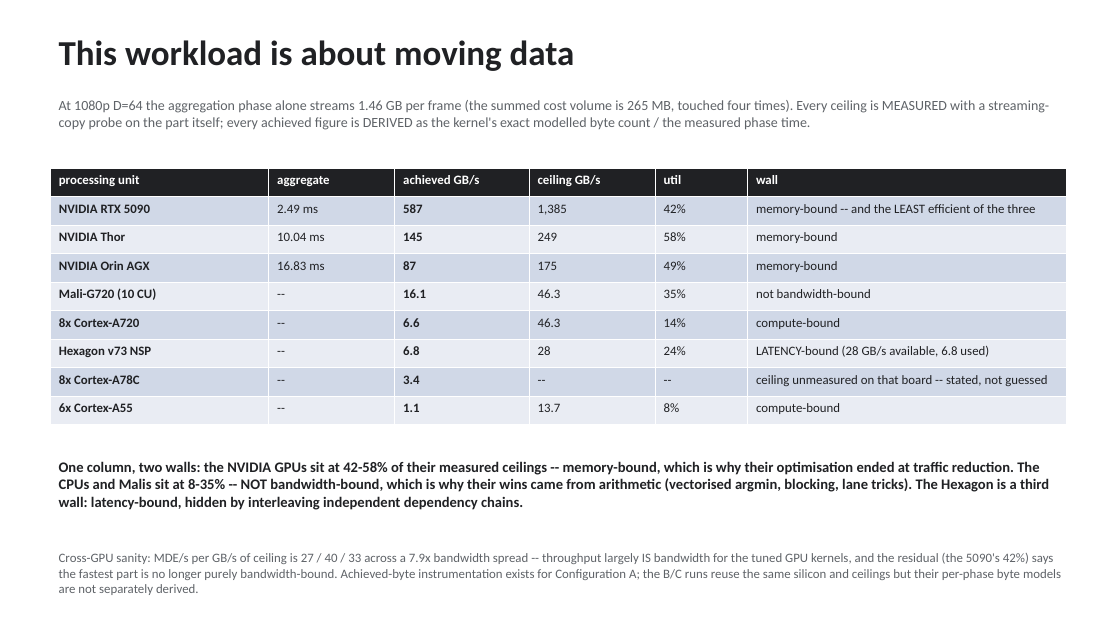
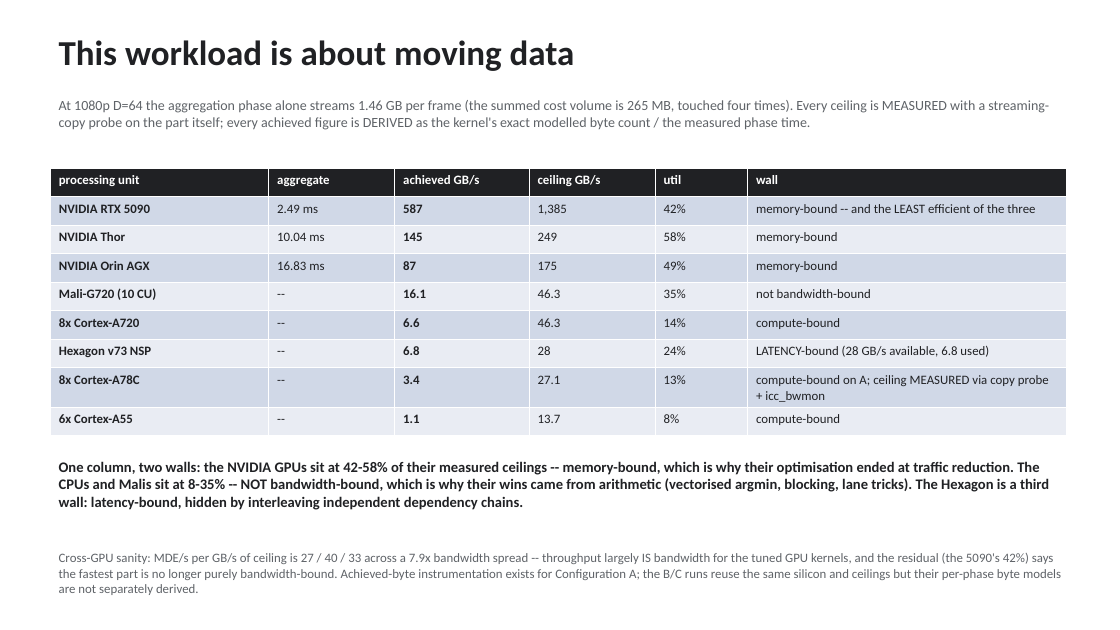
Before and after one commit to kylefoxaustin/sgm-bench, a slide deck: slide 2 of docs/sgm-results.pptx. Drawn at 1120x630 pixels with LibreOffice and Linux fonts; fonts in the diff are those of the drawing. Boxes give left, top, right and bottom in pixels: in the first picture for what was removed or moved away, otherwise in the second. Text is boxed around its words. In the diff, an @@ line names an element or a change of style, - is before the commit and + after.

Commit message:
A78C DDR cells go MEASURED -- and the cluster is bandwidth-saturated on B
qualcomm's icc_bwmon recipe (tracepoint, time-weighted per their three
caveats): Config B 22.8 GB/s net, Config C 23.8, idle 0.81, instance 9091000
with the others reading 23-27. Ceiling MEASURED at 27.1 GB/s by our own copy
probe with bwmon independently reading 27-28.5 during it -- two instruments
agreeing within 5%. The headline cell: the A78C cluster runs Config B at ~84%
of its measured DDR ceiling -- SATURATED, which finally explains the
long-standing 6-threads-beats-8 behaviour on that board. 'Stated, not
guessed' upgraded to measured throughout (A-table ceilings, both bandwidth
slides, B/C summary columns).

```diff
--- a/docs/sgm-results.pptx
+++ b/docs/sgm-results.pptx
@@ table at (x1=50, y1=168, x2=1067, y2=429) @@
-row 8: 8x Cortex-A78C | -- | 3.4 | -- | -- | ceiling unmeasured on that board -- stated, not guessed
+row 8: 8x Cortex-A78C | -- | 3.4 | 27.1 | 13% | compute-bound on A; ceiling MEASURED via copy probe + icc_bwmon
```
Also in this commit, not shown: 4 other slides changed, 2 other files.
